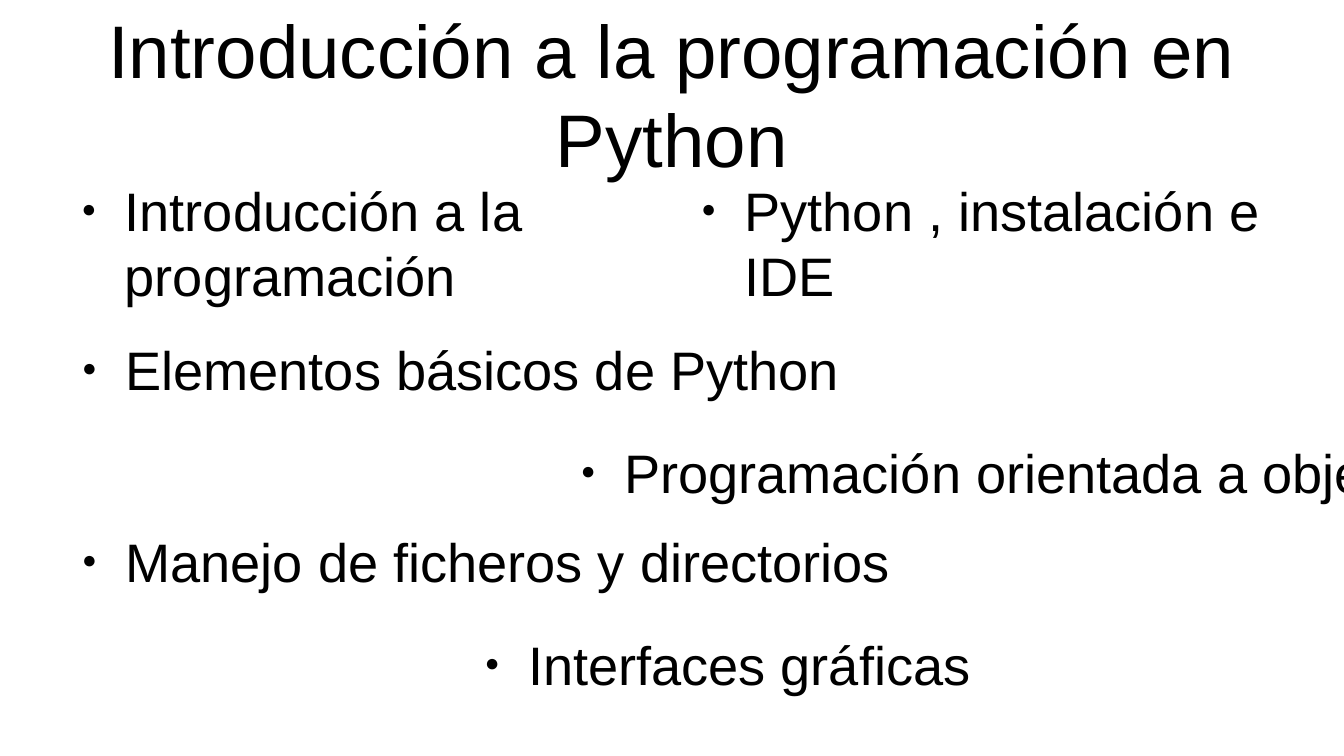
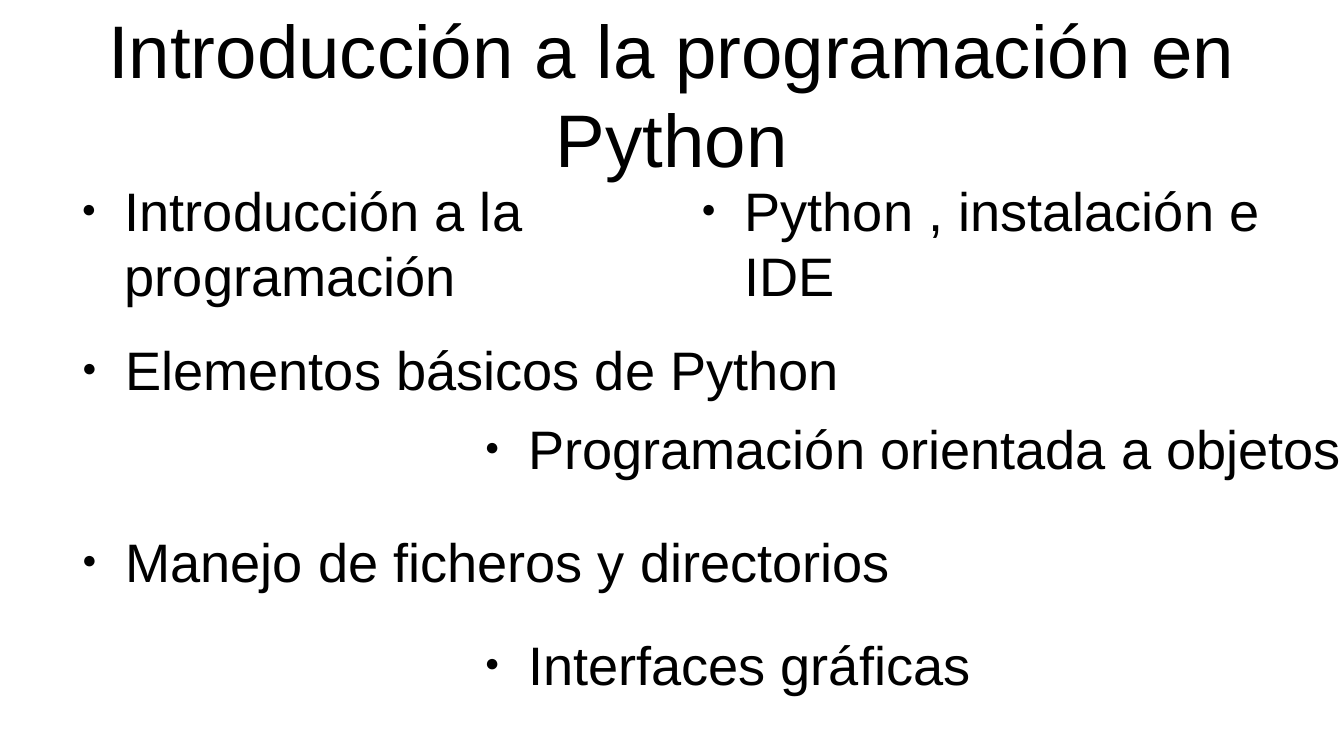
Before and after one commit to javieregeablasco/Apuntes, a slide deck: slide 5 of docs/SMX/SMX_1/AO/07_Presentaciones/Tareas/RA7-CEa.odp. Drawn at 1344x756 pixels with LibreOffice and Linux fonts; fonts in the diff are those of the drawing. Boxes give left, top, right and bottom in pixels: in the first picture for what was removed or moved away, otherwise in the second. Text is boxed around its words. In the diff, an @@ line names an element or a change of style, - is before the commit and + after.

```diff
--- a/docs/SMX/SMX_1/AO/07_Presentaciones/Tareas/RA7-CEa.odp
+++ b/docs/SMX/SMX_1/AO/07_Presentaciones/Tareas/RA7-CEa.odp
@@ text "Programación orientada a objetos" rewrapped from [624, 453, 1247, 502] to [528, 429, 1341, 478] @@
```
Also in this commit, not shown: 5 other slides changed, 2 slides added, 1 slide removed, 2 other files.
